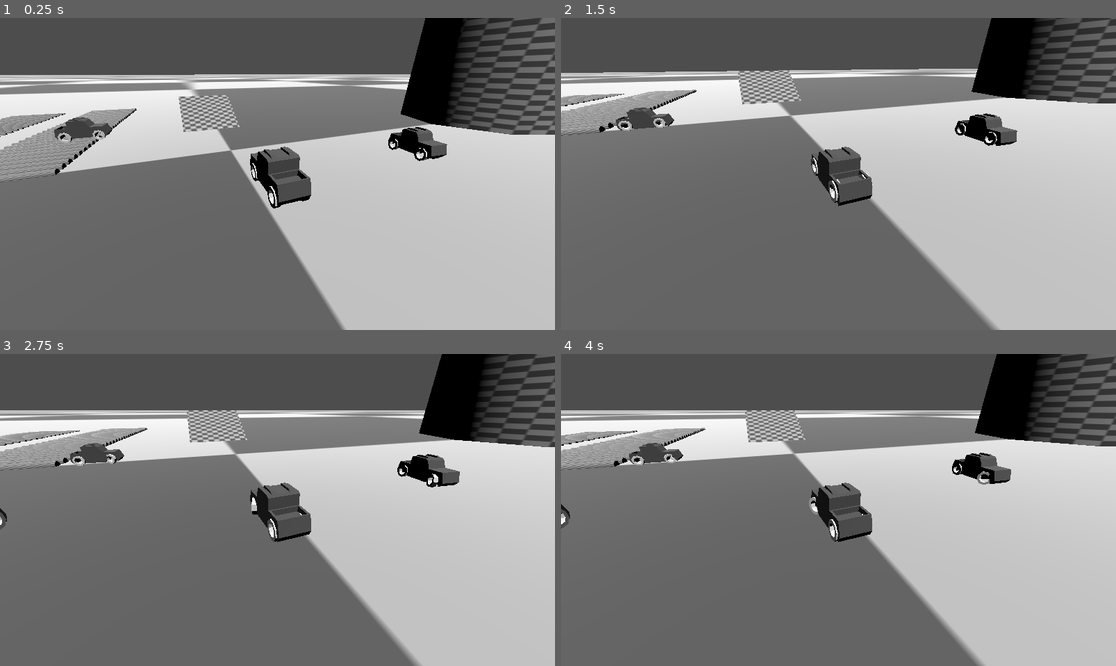
Above: before the commit, frames 1-4 (two rows, left to right).
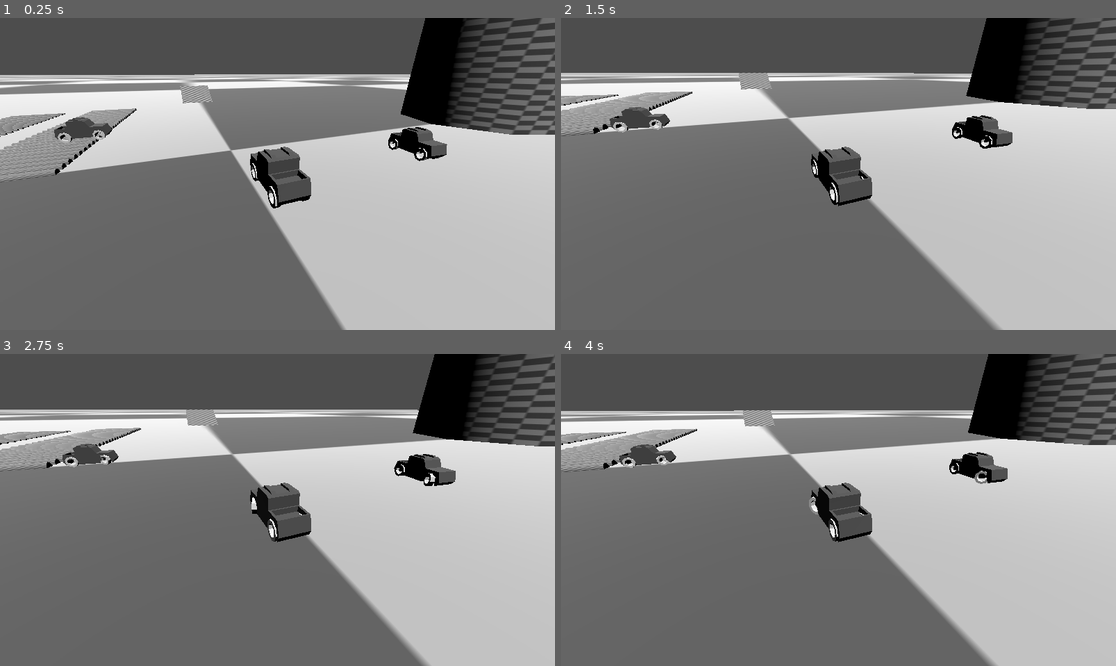
Above: after the commit, the same moments.

Repository: luankaike-code/jh_conclusao_dev
Game: Godot game, scene res://scenes/worlds/test/test_world.tscn
Same seed, same stepped clock (60 frames per second), same inputs: the game is played once before the commit and once after it. This scene is started directly instead of the project's main scene.
Inputs (mouse positions are in pixels of both pictures, inside the frame that each line leads up to):
- Up to frame 1 (0.25 s): no input
- Up to frame 2 (1.5 s): move the mouse to (960, 158) at 0.52 s; hold D (game_turn_right) 0.53-1.25 s; tap S (game_deceleration) at 0.6 s; click (960, 158) at 0.67 s; drag from (727, 189) to (810, 236) at 1.27 s
- Up to frame 3 (2.75 s): move the mouse to (333, 441) at 2.02 s; hold D (game_turn_right) from 2.03 s (still down); tap S (game_deceleration) at 2.1 s
- Up to frame 4 (4 s): release D (game_turn_right) at 2.75 s; drag from (810, 572) to (672, 463) at 2.77 s; move the mouse to (1005, 556) at 3.52 s; hold A (game_turn_left) from 3.53 s (still down); tap S (game_deceleration) at 3.6 s

The runs differ from the first frame. In frame 1, 0.9% of the frame differs, in the area x 32-44%, y 21-37%; in frame 2, 7.6%, in the area x 0-100%, y 0-61%; in frame 3, 5.2%; in frame 4, 5.8%.

Commit message:
Improve car ramping physic

Diff:
--- a/code-tcc-jh/scenes/raycast_car/raycast_car.gd
+++ b/code-tcc-jh/scenes/raycast_car/raycast_car.gd
@@ -26,7 +26,7 @@
 		center_of_mass = Vector3.ZERO
 	else:
 		center_of_mass_mode = RigidBody3D.CENTER_OF_MASS_MODE_CUSTOM
-		center_of_mass = Vector3.DOWN
+		#center_of_mass = (Vector3.DOWN+Vector3.BACK)/2
 
 func _input_pressed_or_released(action: StringName, pressed: Variant, released: Variant, default: Variant) -> Variant:
 	if Input.is_action_just_pressed(action):
--- a/code-tcc-jh/scenes/raycast_car/raycast_car.tscn
+++ b/code-tcc-jh/scenes/raycast_car/raycast_car.tscn
@@ -12,10 +12,12 @@
 points = PackedVector3Array(-2.0371037, -1, -6.499807, -2.0371037, -0.42638445, -6.9885178, 1, -1, -6.499807, -2.037103 …(506 unchanged characters)…
 
 [node name="RaycastCar" type="RigidBody3D" unique_id=1540622167 node_paths=PackedStringArray("wheels")]
-mass = 25.0
+mass = 50.0
 physics_material_override = ExtResource("1_akiqn")
 script = ExtResource("1_46vcx")
 wheels = [NodePath("RaycastWheelBL"), NodePath("RaycastWheelBR"), NodePath("RaycastWheelFL"), NodePath("RaycastWheelFR")]
+max_speed = 70.0
+acceleration = 1200.0
 
 [node name="Model" type="MeshInstance3D" parent="." unique_id=1519562615]
 transform = Transform3D(1, 0, 0, 0, 1, 0, 0, 0, 1, 0.4687009, 0, 2.6719337)
@@ -32,6 +34,8 @@
 damping_strength = 50.0
 rest_distance = 0.7
 extend_suspension_len = 0.3
+has_motor = true
+is_turn = true
 
 [node name="RaycastWheelFR" parent="." unique_id=1939493024 instance=ExtResource("2_scyro")]
 transform = Transform3D(1, 0, 0, 0, 1, 0, 0, 0, 1, 1.41, -0.6983248, -2.718)
@@ -39,6 +43,8 @@
 damping_strength = 50.0
 rest_distance = 0.7
 extend_suspension_len = 0.3
+has_motor = true
+is_turn = true
 
 [node name="RaycastWheelBL" parent="." unique_id=37950975 instance=ExtResource("2_scyro")]
 transform = Transform3D(0.99999994, 0, 0, 0, 0.99999994, 0, 0, 0, 1, -1.41, -0.6983248, 2.656)
@@ -46,7 +52,6 @@
 damping_strength = 50.0
 rest_distance = 0.7
 extend_suspension_len = 0.3
-has_motor = true
 
 [node name="RaycastWheelBR" parent="." unique_id=246883373 instance=ExtResource("2_scyro")]
 transform = Transform3D(0.99999994, 0, 0, 0, 0.99999994, 0, 0, 0, 1, 1.41, -0.6983248, 2.656)
@@ -54,4 +59,3 @@
 damping_strength = 50.0
 rest_distance = 0.7
 extend_suspension_len = 0.3
-has_motor = true
--- a/code-tcc-jh/scenes/raycast_car/raycast_wheel/raycast_wheel.gd
+++ b/code-tcc-jh/scenes/raycast_car/raycast_wheel/raycast_wheel.gd
@@ -14,6 +14,7 @@
 
 @export var has_motor: bool = false
 @export var is_lock: bool = false
+@export var is_turn: bool = false
 
 @export var grip_curve: Curve = preload("uid://dc2qxgo4xvm6j")
 
@@ -51,7 +52,7 @@
 	_update_suspension_len(delta)
 	var turn_dir := Input.get_axis("game_turn_right", "game_turn_left")
 
-	if !has_motor:
+	if is_turn:
 		_turn(turn_dir, delta)
 
 	if !ray.is_colliding():
--- a/code-tcc-jh/scenes/worlds/test/test_world.tscn
+++ b/code-tcc-jh/scenes/worlds/test/test_world.tscn
@@ -33,7 +33,7 @@
 [node name="Ramp" type="StaticBody3D" parent="Props" unique_id=520287358]
 
 [node name="CollisionShape3D" type="CollisionShape3D" parent="Props/Ramp" unique_id=1750649237]
-transform = Transform3D(-4.371139e-08, 0, -1, 0, 1, 0, 1, 0, -4.371139e-08, 0, 5, -35.355)
+transform = Transform3D(-4.371139e-08, 0, -1, 0, 1, 0, 1, 0, -4.371139e-08, 0, 5, -119.40758)
 shape = SubResource("ConvexPolygonShape3D_3rhmh")
 
 [node name="MeshInstance3D" type="MeshInstance3D" parent="Props/Ramp/CollisionShape3D" unique_id=1570364520]
